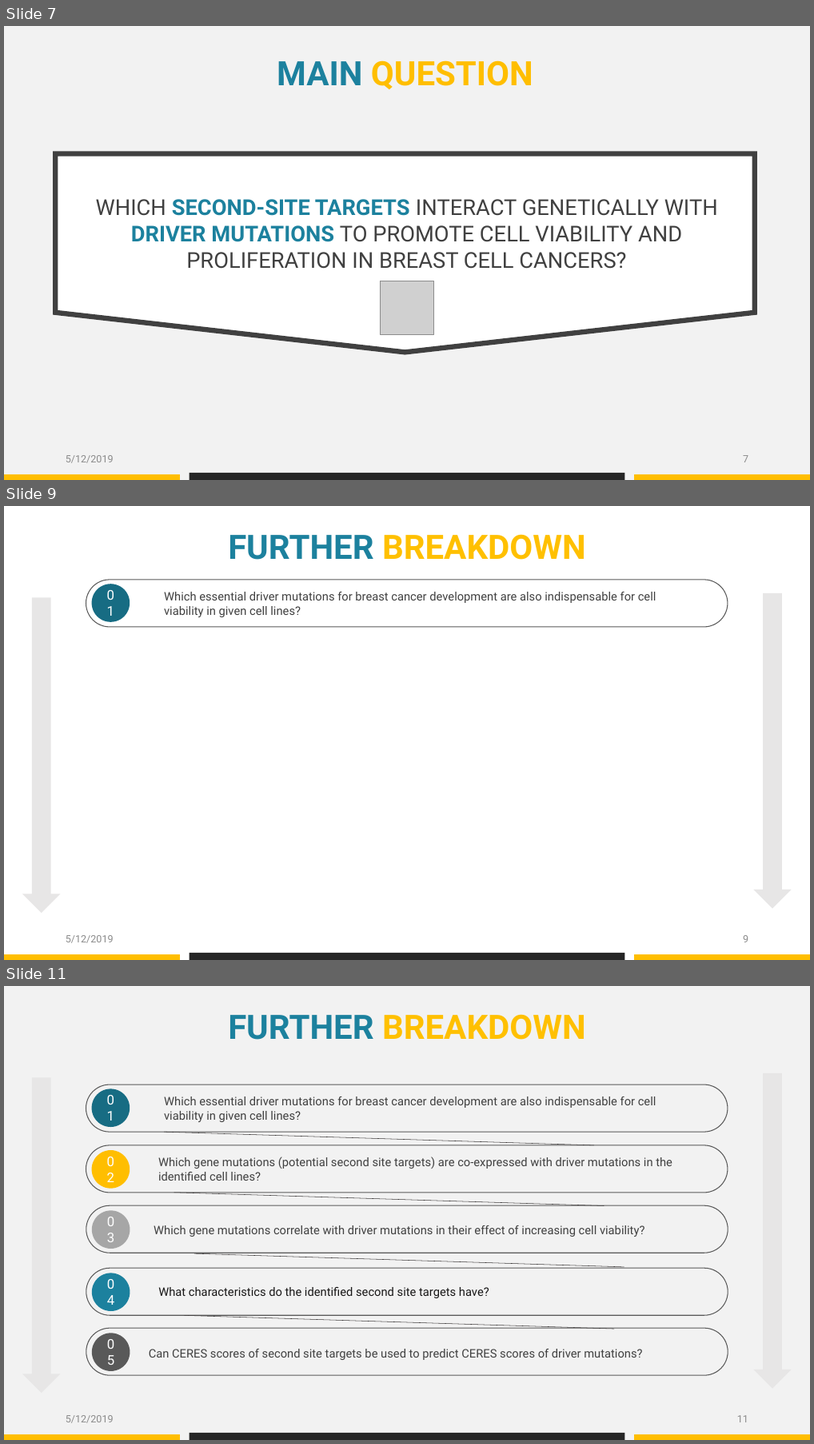
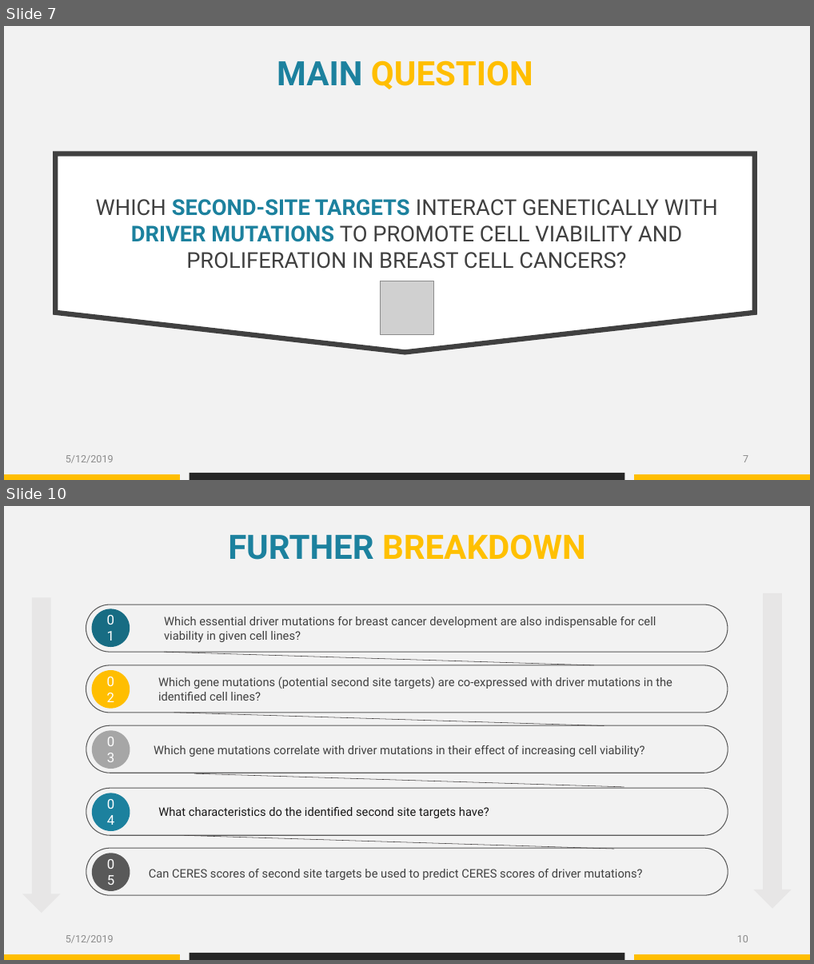
Before and after one commit to datascience-mobi/group-04-project-1-4, a slide deck: Project proposal_presentation_V1.pptx. Shown one above the other, each under a label of ours: slides 7, 9 and 11 before the commit, slides 7 and 10 after it; the slides between them are not shown. The pictures are 814x1444 and 814x964 pixels, drawn with LibreOffice and Linux fonts; fonts in the diff are those of the drawing; grey boxes stand for pictures. Boxes give left, top, right and bottom in pixels: in the first picture for what was removed or moved away, otherwise in the second. Text is boxed around its words. In the diff, an @@ line names an element or a change of style, - is before the commit and + after.

```diff
--- a/Project proposal_presentation_V1.pptx
+++ b/Project proposal_presentation_V1.pptx
@@ slide 9 removed at [4, 506, 810, 960], background #FFFFFF @@
@@ text removed at [228, 534, 586, 560] @@
-FURTHER BREAKDOWN
@@ down arrow removed at [22, 597, 60, 912] @@
@@ rounded rectangle removed at [86, 580, 728, 627] @@
@@ ellipse removed at [92, 584, 130, 622] @@
-01
@@ text removed at [164, 592, 657, 617] @@
-Which essential driver mutations for breast cancer development are also indispensable for cell viability in given cell lines?
@@ down arrow removed at [754, 593, 792, 908] @@
@@ text removed at [66, 935, 114, 943] @@
-5/12/2019
@@ page number removed at [743, 935, 749, 942] @@
-9
@@ rectangle removed at [4, 954, 180, 960] @@
@@ rectangle removed at [189, 952, 625, 960] @@
@@ rectangle removed at [634, 954, 810, 960] @@
@@ what was slide 11 is now slide 10 @@
@@ page number at [738, 935, 749, 942]: text changed @@
-11
+10
```
Also in this commit, not shown: 10 slides changed.
